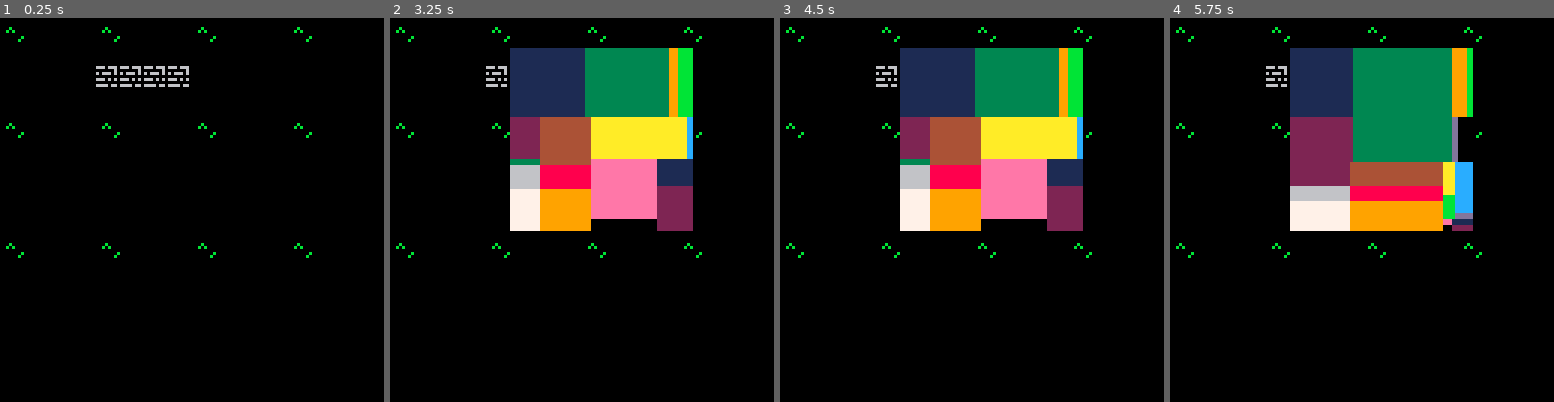
Above: before the commit, frames 1-4 (left to right).
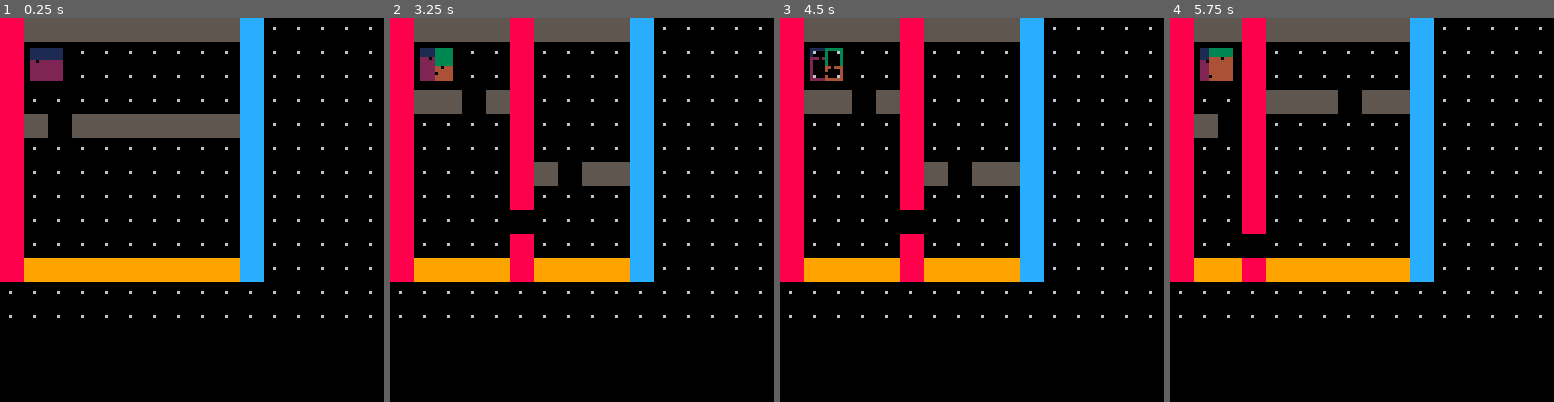
Above: after the commit, the same moments.

Repository: chebastian/picoabyss
Game: PICO-8 cartridge playground.p8
The game is run twice, just before and just after one commit, with the same random seed, the same clock (stepped at 60 frames per second) and the same inputs.
Inputs:
- Up to frame 1 (0.25 s): no input
- Up to frame 2 (3.25 s): tap X (X key) at 0.33, 1.07, 1.85, 2.97 s; hold Right 1.6-2.1 s; hold Up 2.15-2.42 s; hold Right 2.47-3.03 s; hold Left from 3.08 s (still down)
- Up to frame 3 (4.5 s): release Left at 3.58 s; hold Down 3.63-3.97 s; hold Right from 4.02 s (still down); tap X (X key) at 4.08 s
- Up to frame 4 (5.75 s): release Right at 4.68 s; hold Up 4.73-5.03 s; hold Left 5.08-5.68 s; tap X (X key) at 5.2 s; hold Down from 5.73 s (still down)

The runs differ from the first frame. In frame 1, 21% of the frame differs, in the area x 0-97%, y 0-79%; in frame 2, 38%; in frame 3, 38%; in frame 4, 40%.

Commit message:
more roomgen in playground

Diff:
--- a/playground.p8
+++ b/playground.p8
@@ -6,7 +6,7 @@
  _st_upd = {}
  _dbg = {}
 	_wnd = {}
-
+	srand(4)
 	_px,_py = 0,0
 	_drw_dbg = false
 	_upd = upd_game
@@ -17,6 +17,10 @@
 	dir8 = {p(-1,0),p(-1,1),p(-1,-1),
 	        p(0,1),p(0,-1),
 	        p(1,0), p(1,1), p(1,-1)}
+-- _rcts = {}
+ _ps = {}
+ _iterations = 1
+ _gen_rct= regen()
 end
 
 function dbg(str)
@@ -28,15 +32,14 @@
 end
 
 function spl_rct(r,hor)
--- local hor = r.w >= r.h
--- local sp = rnd()
- local sp = max(.4,rnd())
+
+ local sp = in_rng(rnd(),.34,.66)
  local nw,nh = flr(r.w*sp),flr(r.h*sp)
  if hor then
   return rct(r.x,r.y,nw,r.h),
   							rct(r.x+nw,r.y,r.w-nw,r.h)
  else
-  return rct(r.x,r.y,r.w,r.h),
+  return rct(r.x,r.y,r.w,nh),
   							rct(r.x,r.y+nh,
   							r.w,r.h-nh)
  end
@@ -47,20 +50,37 @@
     				.." ,w:"..rc.w.." ,h:"..rc.h
 end
 
-_rcts = {}
+function in_rng(n,_min,_max)
+ return min(_max,max(_min,n))
+end
+
 
 function regen()
-  local sz = 60
+	 reload(0x1000, 0x1000, 0x2000)
+  local sz = 10
   local w,h = sz,sz
-  local rc = rct(40,10,max(5,w),max(5,h))
-  local iters = 5
+  local rc = rct(0,0,w,h)
+  local iters = _iterations
   local rs = {rc}
-
+  local cnt = 0
+  _ps = {}
   while iters > 0 do
   	local nxt = {}
    for ir in all(rs) do
     local hr = iters%2==0
     local nl,nr = spl_rct(ir,hr)
+    cnt += 1
+    local ranx = rnd()
+    if not hr then
+     add(_ps,
+         p(in_rng(nl.x+flr(ranx*nl.w),nl.x+1,nl.x+nl.w-1),
+     									nl.y+nl.h))
+    else
+      add(_ps,
+         p(nl.x+nl.w,
+           in_rng(nl.y+flr(ranx*nl.h),
+                  nl.y+1,nl.y+nl.h-1)))
+    end
     add(nxt,nl)
     add(nxt,nr)
    end
@@ -76,34 +96,78 @@
   end
 end
 
+fr = true
+ox = 10
+oy = 10
 function drw_rct(r,c)
- rectfill(r.x,r.y,
- 									r.x+r.w,r.y+r.h,c)
+ if fr then
+  rectfill(ox+r.x,oy+r.y,
+ 									ox+r.x+r.w,oy+r.y+r.h,c)
+ else
+  rect(ox+r.x,oy+r.y,
+ 									ox+r.x+r.w,oy+r.y+r.h,c)
+ end
 end
 
 function drw_rcts(rs)
-	local cs = {1,2,3,4,5,6,7,8,9,10,11,12,13,14,15}
+	local cs = {1,2,3,4,5,6,7,8,9,10,11,12,13,14}
 	local c = 0
 	for r in all(rs) do
 		c+=1
-		c%=#cs
+		c%=max(1,#cs)
 	 drw_rct(r,cs[c])
 	end
+end
+
+function map_rct(r)
+ local x,y,w,h = r.x,r.y,r.w,r.h
+
+ for i=0,w,1 do
+  mset(x+i,y,1)
+  mset(x+i,y+h,2)
+ end
+
+ for i=0,h,1 do
+  mset(x,y+i,3)
+  mset(x+w,y+i,4)
+ end
+end
+
+function map_doors()
+ for po in all(_ps) do
+  mset(po.x,po.y,0)
+ end
 end
 
 function _draw()
 	cls()
  map()
-
+ for it in all(_gen_rct) do
+  map_rct(it)
+ end
+ map_doors()
 --	for x=0,18 do
 --		for y=0,18 do
 --		 mset(x,y,0)
 --		end
 --	end
-	reload(0x1000, 0x1000, 0x2000)
-
- drw_rcts(_rcts)
+
  drw_rcts(_gen_rct)
+
+ for po in all(_ps) do
+  pset(ox+po.x,oy+po.y,16)
+ end
+
+ if btnp(❎) then
+  fr = not fr
+ end
+
+ if btnp(⬆️) then
+  _iterations += 1
+ elseif btnp(⬇️) then
+  _iterations -= 1
+ end
+
 
  if btnp(⬅️) then
   	local x1,w1,x2,w2 = splt(0,10)
@@ -118,14 +182,7 @@
    _gen_rct = regen()
 
    _dbg[7] = "gen: ".. #_gen_rct
- elseif btnp(➡️) then
- 	_px += 1
- elseif btnp(⬆️) then
-  _py -= 1
- elseif btnp(⬇️) then
-  _py += 1
- end
-
+ end
  if _drw_dbg then
 	 cursor(0,20)
 	 for i=1,10 do
@@ -357,14 +414,14 @@
 end
 
 __gfx__
-00000000555555559999999900000000000000000000000000000000000000000055550000888800000000000000000000000000000000000000000000000000
-00000000555555559999999900000000000000000000000000000000000000000550055008800880000000000000000000000000000000000000000000000000
-00700700555555559999999900000000000000000000000000000000000000005500005588000088000000000888888000000000088888800000000000000000
-000770005555555599999999000b0000000000000000000000000000000000005000000580088008055555508888888800000000008888000000000008888880
-00077000555555559999999900b0b000000000000000000000000000000000005000000580888808550000558880088805550550088088800550000008888808
-007007005555555599999999000000000000b0000000000000000000000000005000000580088808500000050000000055000055880888885550000508888088
-0000000055555555999999990000000b000b0b000000000000000000000000005000000580888808555005558880088800055050088088800000500000880880
-000000005555555599999999000000b0000b00000000000000000000000000000000000000000000555555558888888800055000000880000005500000088800
+00000000555555559999999988888888cccccccc0000000000000000000000000055550000888800000000000000000000000000000000000000000000000000
+00000000555555559999999988888888cccccccc0000000000000000000000000550055008800880000000000000000000000000000000000000000000000000
+00700700555555559999999988888888cccccccc0000000000000000000000005500005588000088000000000888888000000000088888800000000000000000
+00077000555555559999999988888888cccccccc0006000000000000000000005000000580088008055555508888888800000000008888000000000008888880
+00077000555555559999999988888888cccccccc0000000000000000000000005000000580888808550000558880088805550550088088800550000008888808
+00700700555555559999999988888888cccccccc0000000000000000000000005000000580088808500000050000000055000055880888885550000508888088
+00000000555555559999999988888888cccccccc0000000000000000000000005000000580888808555005558880088800055050088088800000500000880880
+00000000555555559999999988888888cccccccc0000000000000000000000000000000000000000555555558888888800055000000880000005500000088800
 00000000550055050000000000000000000000000000000000000000000000000000000000000000000000000000000000000000000000000000000000000000
 00000000000000000000000000000000000000000000000000000000000000000000000000000000000000000800008000000000000000000000000000000000
 00000000505505500000000000000000000000000000000000000000000000000000000000000000000000000888888000000000088888800000000000000000
@@ -555,36 +612,39 @@
 0001000000000000000300030003000300000000000000000000000300030000000101000000000000000000000000000000000000000000000000000000000000000000000000000000000000000000000000000000000000000000000000000000000000000000000000000000000000000000000000000000000000000000
 0000000000000000000000000000000000000000000000000000000000000000000000000000000000000000000000000000000000000000000000000000000000000000000000000000000000000000000000000000000000000000000000000000000000000000000000000000000000000000000000000000000000000000
 __map__
-0300000003000000030000000300000000000000000000000000000000000000000000000000000000000000000000000000000000000000000000000000000000000000000000000000000000000000000000000000000000000000000000000000000000000000000000000000000000000000000000000000000000000000
-0000000000000000000000000000000000000000000000000000000000000000000000000000000000000000000000000000000000000000000000000000000000000000000000000000000000000000000000000000000000000000000000000000000000000000000000000000000000000000000000000000000000000000
-0000000022222222000000000000000000000000000000000000000000000000000000000000000000000000000000000000000000000000000000000000000000000000000000000000000000000000000000000000000000000000000000000000000000000000000000000000000000000000000000000000000000000000
-0000000000000000000000000000000000000000000000000000000000000000000000000000000000000000000000000000000000000000000000000000000000000000000000000000000000000000000000000000000000000000000000000000000000000000000000000000000000000000000000000000000000000000
-0300000003000000030000000300000000000000000000000000000000000000000000000000000000000000000000000000000000000000000000000000000000000000000000000000000000000000000000000000000000000000000000000000000000000000000000000000000000000000000000000000000000000000
-0000000000000000000000000000000000000000000000000000000000000000000000000000000000000000000000000000000000000000000000000000000000000000000000000000000000000000000000000000000000000000000000000000000000000000000000000000000000000000000000000000000000000000
-0000000000000000000000000000000000000000000000000000000000000000000000000000000000000000000000000000000000000000000000000000000000000000000000000000000000000000000000000000000000000000000000000000000000000000000000000000000000000000000000000000000000000000
-0000000000000000000000000000000000000000000000000000000000000000000000000000000000000000000000000000000000000000000000000000000000000000000000000000000000000000000000000000000000000000000000000000000000000000000000000000000000000000000000000000000000000000
-0000000000000000000000000000000000000000000000000000000000000000000000000000000000000000000000000000000000000000000000000000000000000000000000000000000000000000000000000000000000000000000000000000000000000000000000000000000000000000000000000000000000000000
-0300000003000000030000000300000000000000000000000000000000000000000000000000000000000000000000000000000000000000000000000000000000000000000000000000000000000000000000000000000000000000000000000000000000000000000000000000000000000000000000000000000000000000
-…(23 lines of a section not shown)…
+0505050505050505050505050505050505050505050505050505050505050505050505050505050500000000000000000000000000000000000000000000000000000000000000000000000000000000000000000000000000000000000000000000000000000000000000000000000000000000000000000000000000000000
+0505050505050505050505050505050505050505050505050505050505050505050505050505050500000000000000000000000000000000000000000000000000000000000000000000000000000000000000000000000000000000000000000000000000000000000000000000000000000000000000000000000000000000
+0505050505050505050505050505050505050505050505050505050505050505050505050505050500000000000000000000000000000000000000000000000000000000000000000000000000000000000000000000000000000000000000000000000000000000000000000000000000000000000000000000000000000000
+0505050505050505050505050505050505050505050505050505050505050505050505050505050500000000000000000000000000000000000000000000000000000000000000000000000000000000000000000000000000000000000000000000000000000000000000000000000000000000000000000000000000000000
+0505050505050505050505050505050505050505050505050505050505050505050505050505050500000000000000000000000000000000000000000000000000000000000000000000000000000000000000000000000000000000000000000000000000000000000000000000000000000000000000000000000000000000
+0505050505050505050505050505050505050505050505050505050505050505050505050505050500000000000000000000000000000000000000000000000000000000000000000000000000000000000000000000000000000000000000000000000000000000000000000000000000000000000000000000000000000000
+0505050505050505050505050505050505050505050505050505050505050505050505050505050500000000000000000000000000000000000000000000000000000000000000000000000000000000000000000000000000000000000000000000000000000000000000000000000000000000000000000000000000000000
+0505050505050505050505050505050505050505050505050505050505050505050505050505050500000000000000000000000000000000000000000000000000000000000000000000000000000000000000000000000000000000000000000000000000000000000000000000000000000000000000000000000000000000
+0505050505050505050505050505050505050505050505050505050505050505050505050505050500000000000000000000000000000000000000000000000000000000000000000000000000000000000000000000000000000000000000000000000000000000000000000000000000000000000000000000000000000000
+0505050505050505050505050505050505050505050505050505050505050505050505050505050500000000000000000000000000000000000000000000000000000000000000000000000000000000000000000000000000000000000000000000000000000000000000000000000000000000000000000000000000000000
+0505050505050505050505050505050505050505050505050505050505050505050505050505050500000000000000000000000000000000000000000000000000000000000000000000000000000000000000000000000000000000000000000000000000000000000000000000000000000000000000000000000000000000
+0505050505050505050505050505050505050505050505050505050505050505050505050505050500000000000000000000000000000000000000000000000000000000000000000000000000000000000000000000000000000000000000000000000000000000000000000000000000000000000000000000000000000000
+0505050505050505050505050505050505050505050505050505050505050505050505050505050500000000000000000000000000000000000000000000000000000000000000000000000000000000000000000000000000000000000000000000000000000000000000000000000000000000000000000000000000000000
+…(23 lines of a section not shown)…
